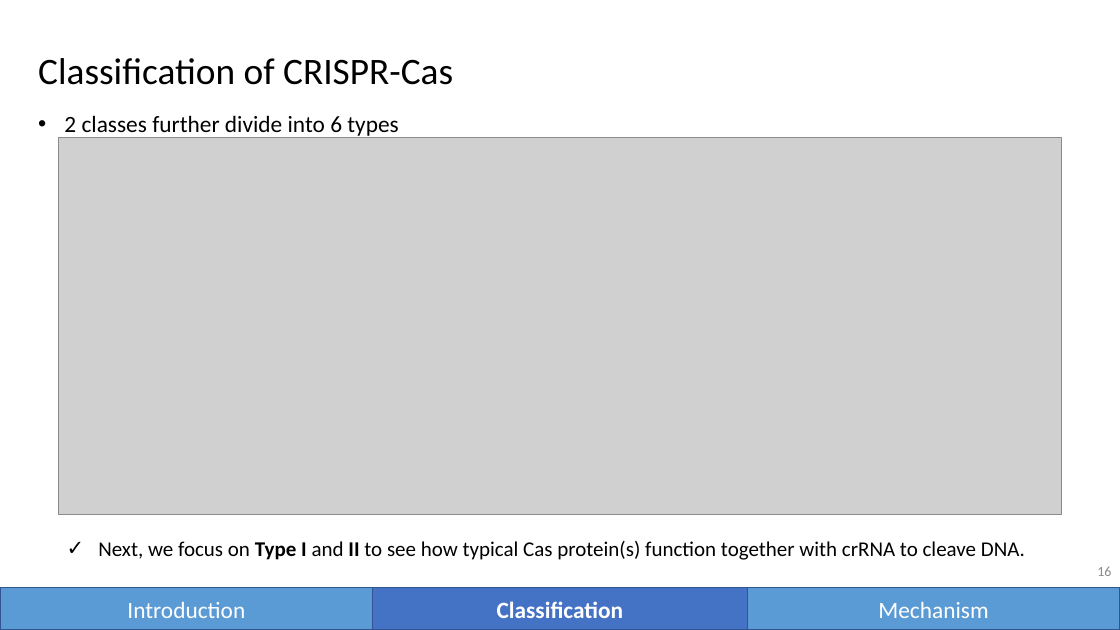
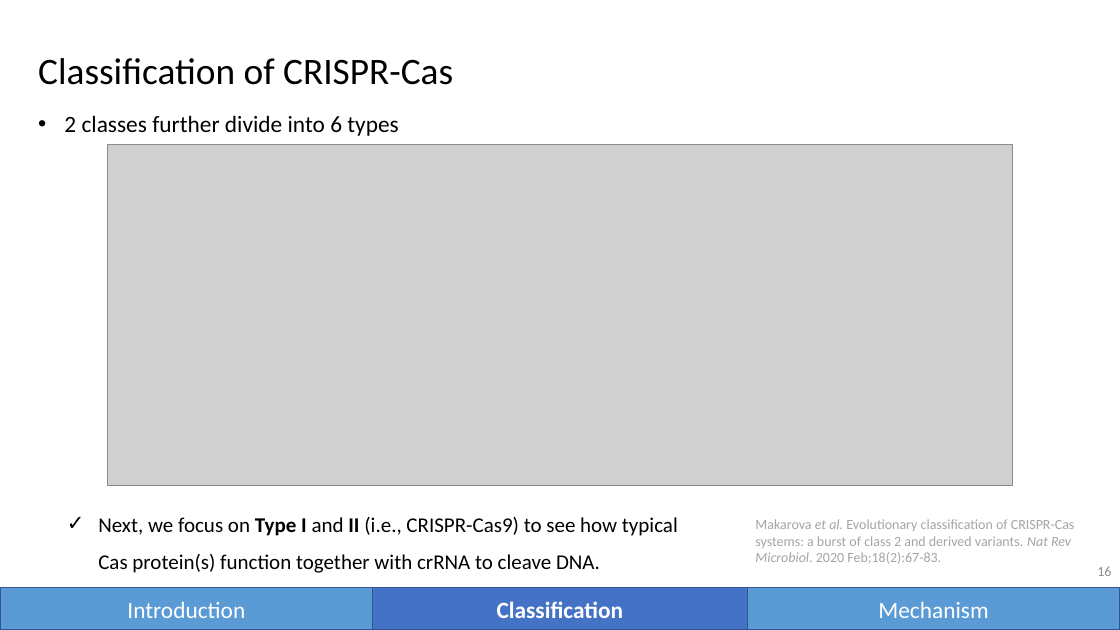
Before and after one commit to vwOvOwv/PKU-Undergraduate-Course, a slide deck: slide 16 of 遗传学(Genetics)/讨论课/Topic-3_遗传学技术/CRISPR-Cas.pptx. Drawn at 1120x630 pixels with LibreOffice and Linux fonts; fonts in the diff are those of the drawing; grey boxes stand for pictures. Boxes give left, top, right and bottom in pixels: in the first picture for what was removed or moved away, otherwise in the second. Text is boxed around its words. In the diff, an @@ line names an element or a change of style, - is before the commit and + after.

```diff
--- a/遗传学(Genetics)/讨论课/Topic-3_遗传学技术/CRISPR-Cas.pptx
+++ b/遗传学(Genetics)/讨论课/Topic-3_遗传学技术/CRISPR-Cas.pptx
@@ picture: place and size @@
-picture at (59,138,1062,515)
+picture at (108,145,1013,485)
@@ text at (98,517,678,573): text changed @@
-✓ Next, we focus on Type I and II to see how typical Cas protein(s) function together with crRNA to cleave DNA.
+✓ Next, we focus on Type I and II (i.e., CRISPR-Cas9) to see how typical Cas protein(s) function together with crRNA to cleave DNA.
@@ text added at (755,519,1075,564), 12 pt, text #A5A5A5 @@
+Makarova et al. Evolutionary classification of CRISPR-Cas systems: a burst of class 2 and derived variants. Nat Rev Microbiol. 2020 Feb;18(2):67-83.
```
Also in this commit, not shown: 22 other slides changed, 25 slides added, 6 slides removed.
